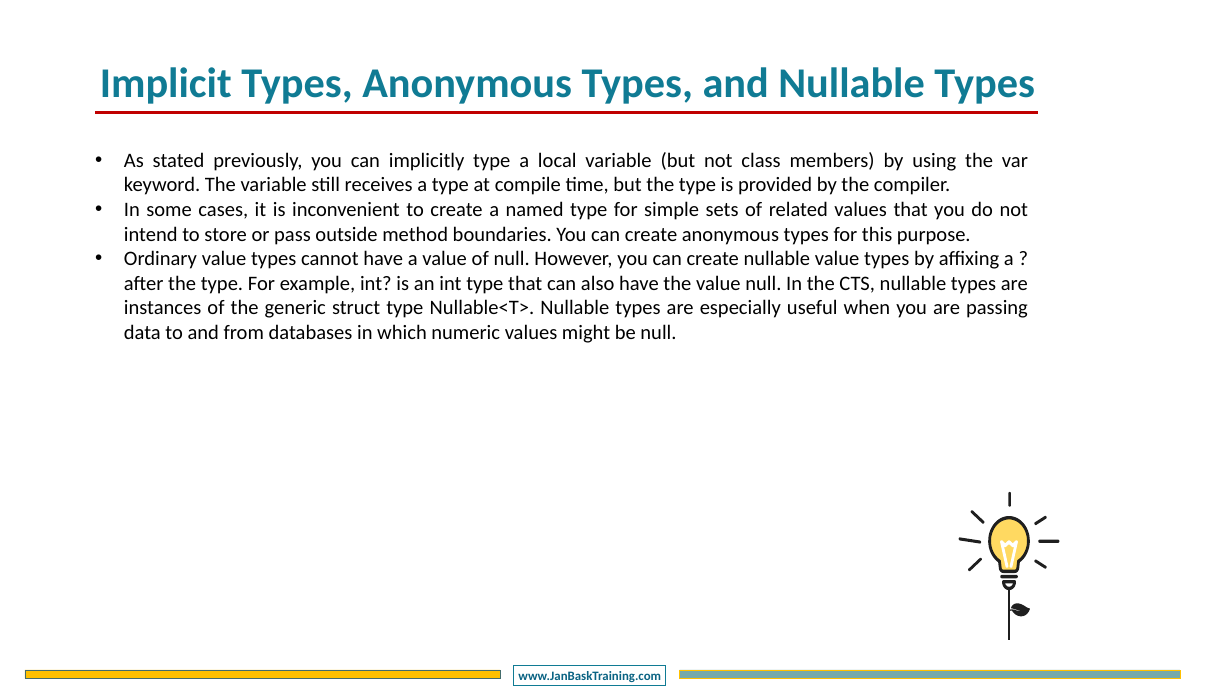
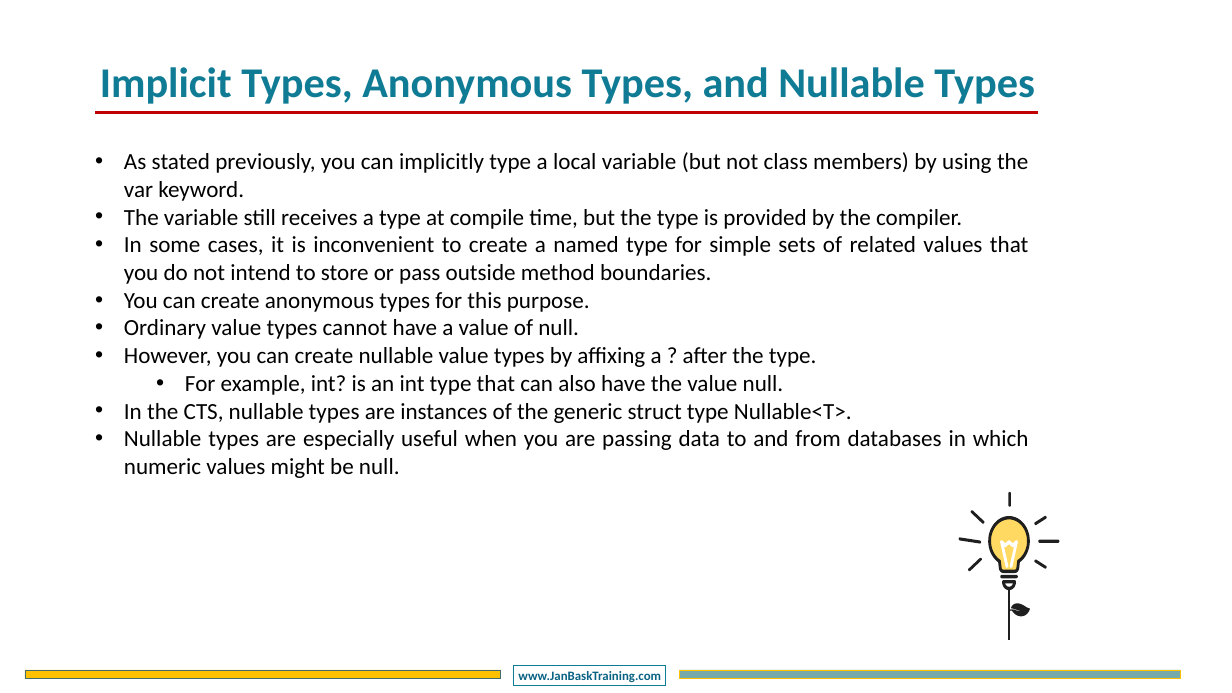
Before and after one commit to DotNetTraining/DotNetEssentials, a slide deck: slide 14 of slides/OOPC/OOPC - Chapter2.pptx (slide 13 before the commit). Drawn at 1232x693 pixels with LibreOffice and Linux fonts; fonts in the diff are those of the drawing; background and template pictures are left out. Boxes give left, top, right and bottom in pixels: in the first picture for what was removed or moved away, otherwise in the second. Text is boxed around its words. In the diff, an @@ line names an element or a change of style, - is before the commit and + after.

```diff
--- a/slides/OOPC/OOPC - Chapter2.pptx
+++ b/slides/OOPC/OOPC - Chapter2.pptx
@@ text at (124,152,1029,478): text changed; size 32 to 36 pt @@
-• As stated previously, you can implicitly type a local variable (but not class members) by using the var keyword. The variable still receives a type at compile time, but the type is provided by the compiler.
-• In some cases, it is inconvenient to create a named type for simple sets of related values that you do not intend to store or pass outside method boundaries. You can create anonymous types for this purpose.
-• Ordinary value types cannot have a value of null. However, you can create nullable value types by affixing a ? after the type. For example, int? is an int type that can also have the value null. In the CTS, nullable types are instances of the generic struct type Nullable<T>. Nullable types are especially useful when you are passing data to and from databases in which numeric values might be null.
+• As stated previously, you can implicitly type a local variable (but not class members) by using the var keyword.
+• The variable still receives a type at compile time, but the type is provided by the compiler.
+• In some cases, it is inconvenient to create a named type for simple sets of related values that you do not intend to store or pass outside method boundaries.
+• You can create anonymous types for this purpose.
+• Ordinary value types cannot have a value of null.
+• However, you can create nullable value types by affixing a ? after the type.
+  • For example, int? is an int type that can also have the value null.
+• In the CTS, nullable types are instances of the generic struct type Nullable<T>.
+• Nullable types are especially useful when you are passing data to and from databases in which numeric values might be null.
```
Also in this commit, not shown: 16 other slides changed, 8 slides added, 7 slides removed, 7 other files.
